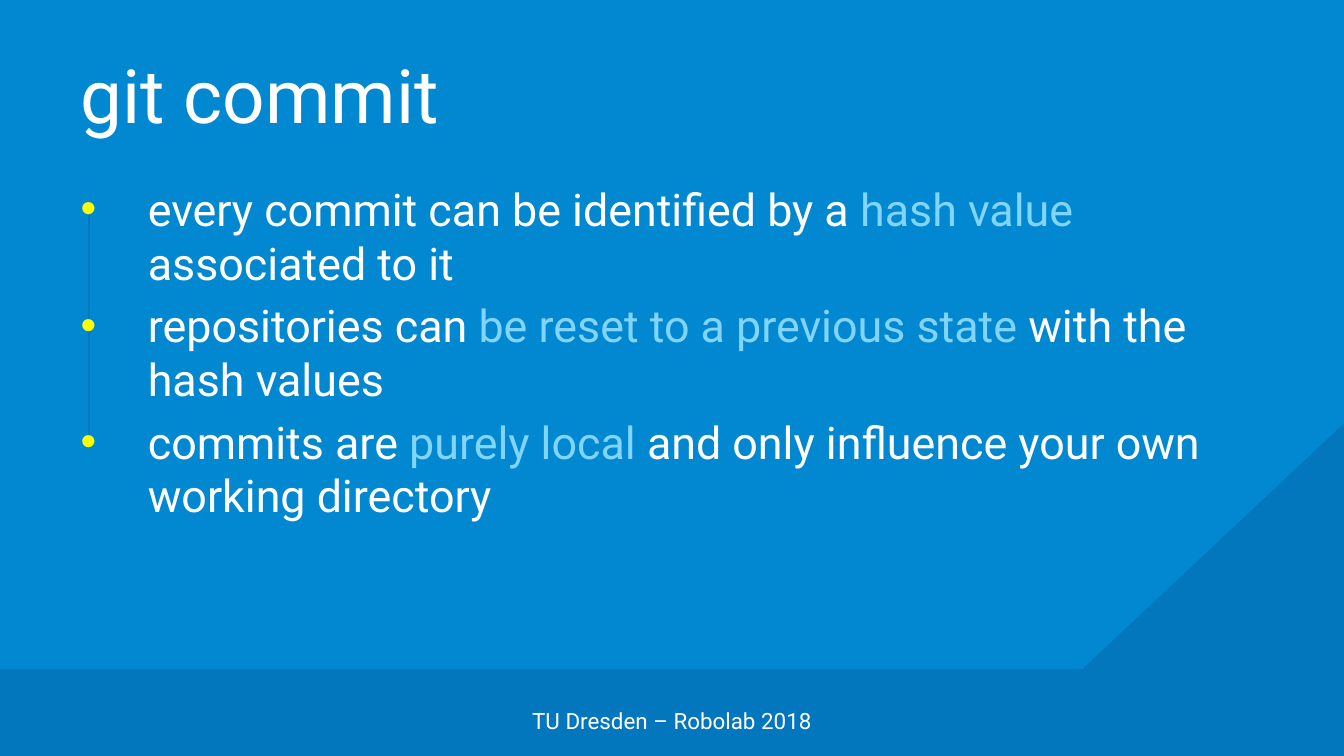
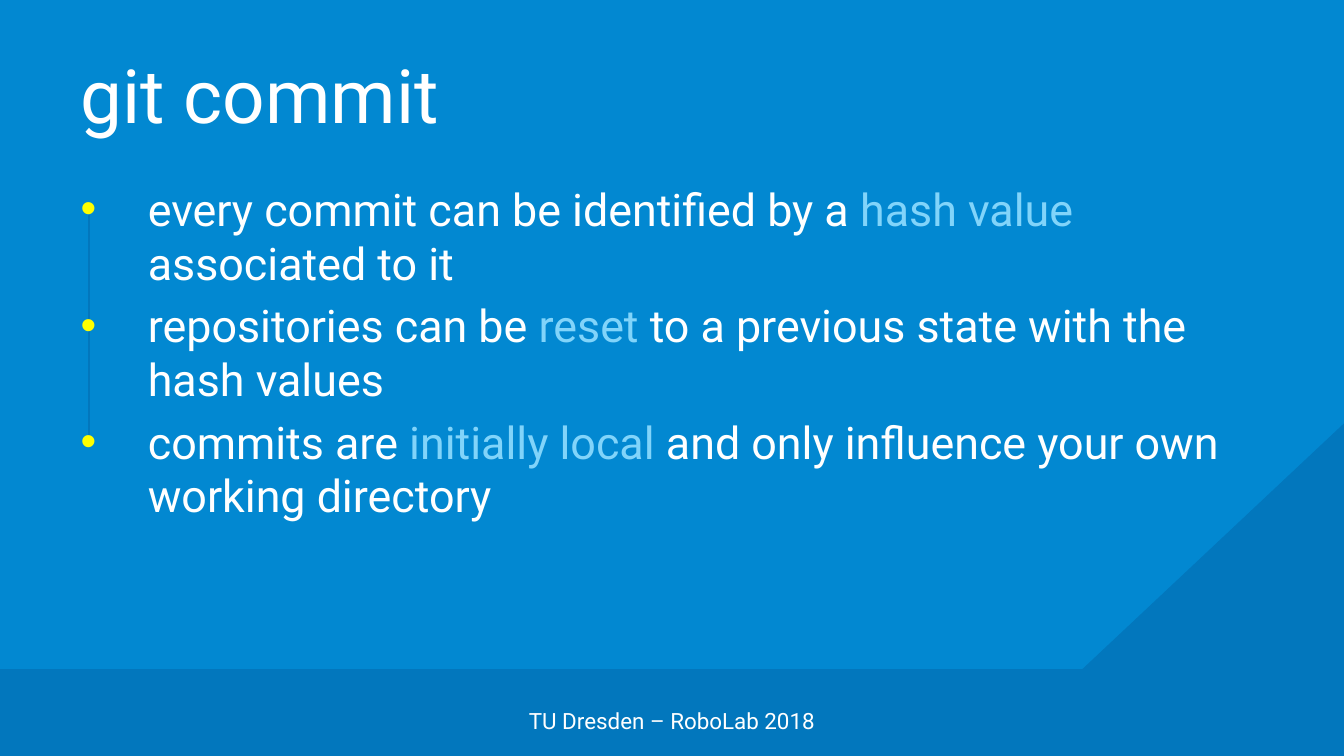
Before and after one commit to edisontrent1337/gitslides, a slide deck: slide 23 of Git.pptx (slide 20 before the commit). Drawn at 1344x756 pixels with LibreOffice and Linux fonts; fonts in the diff are those of the drawing; background and template pictures are left out. Boxes give left, top, right and bottom in pixels: in the first picture for what was removed or moved away, otherwise in the second. Text is boxed around its words. In the diff, an @@ line names an element or a change of style, - is before the commit and + after.

```diff
--- a/Git.pptx
+++ b/Git.pptx
@@ text at box(148, 308, 1186, 397): text colour #81D4FA to #FFFFFF in "be to a previous state" @@
@@ text at box(148, 425, 1219, 522): text changed @@
-• commits are purely local and only influence your own working directory
+• commits are initially local and only influence your own working directory
@@ text at box(529, 712, 814, 730): text changed @@
-TU Dresden – Robolab 2018
+TU Dresden – RoboLab 2018
```
Also in this commit, not shown: 28 other slides changed, 21 slides added, 1 slide removed.
